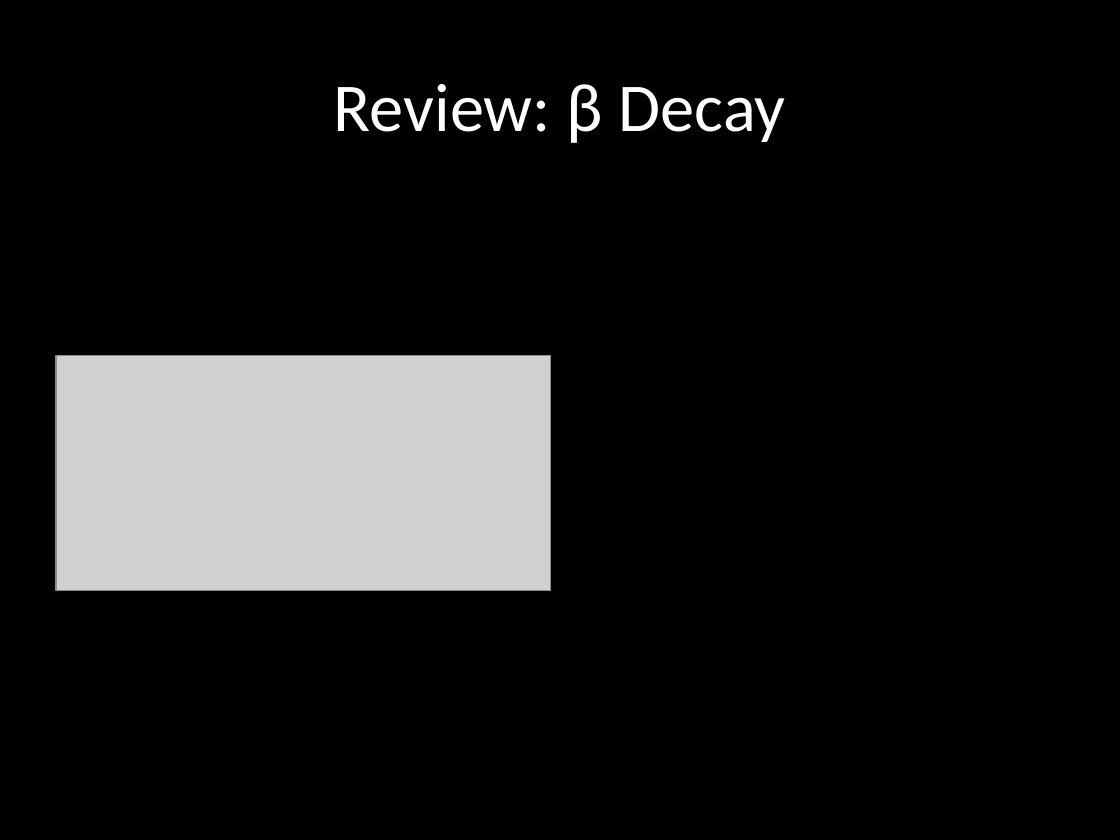
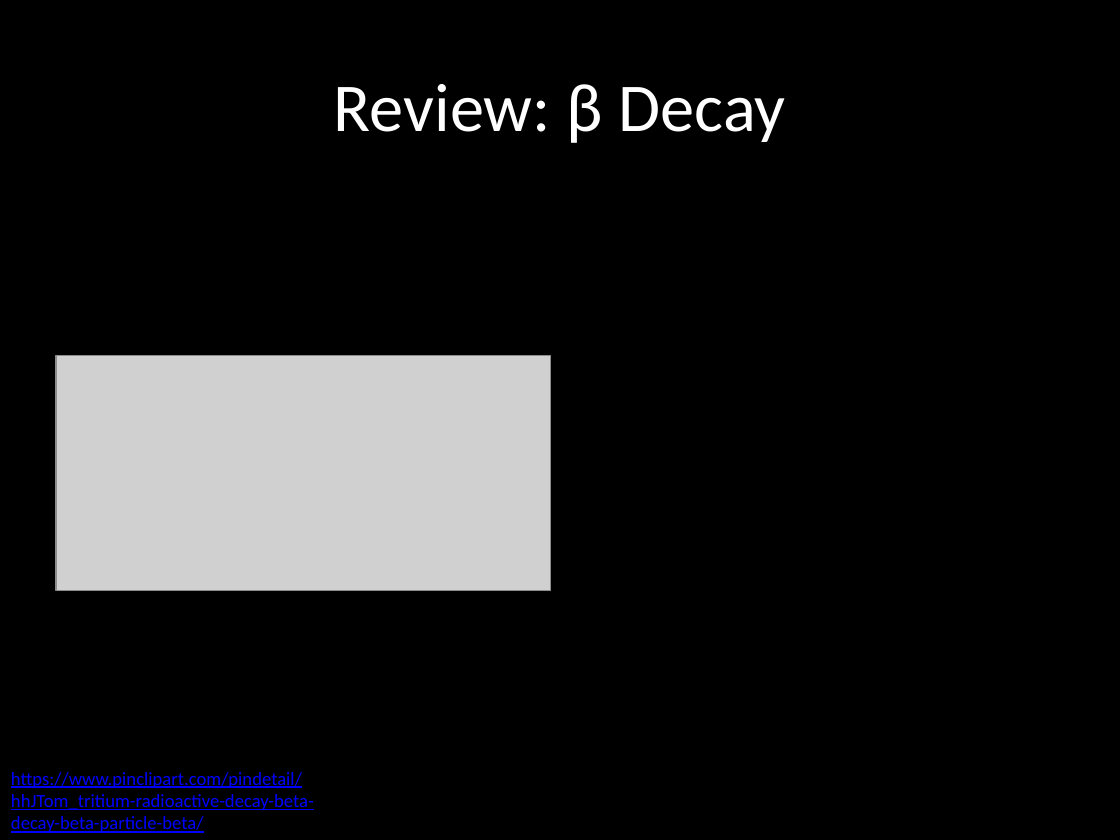
Before and after one commit to carlosgj/FRC-Training, a slide deck: slide 3 of Nuclear Physics Part 2.pptx. Drawn at 1120x840 pixels with LibreOffice and Linux fonts; fonts in the diff are those of the drawing; grey boxes stand for pictures; background and template pictures are left out. Boxes give left, top, right and bottom in pixels: in the first picture for what was removed or moved away, otherwise in the second. Text is boxed around its words. In the diff, an @@ line names an element or a change of style, - is before the commit and + after.

```diff
--- a/Nuclear Physics Part 2.pptx
+++ b/Nuclear Physics Part 2.pptx
@@ text added at (x1=11, y1=772, x2=314, y2=833), 12 pt, text #0000FF, underline @@
+https://www.pinclipart.com/pindetail/hhJTom_tritium-radioactive-decay-beta-decay-beta-particle-beta/
```
Also in this commit, not shown: 5 other slides changed, 6 slides removed, 4 other files.
